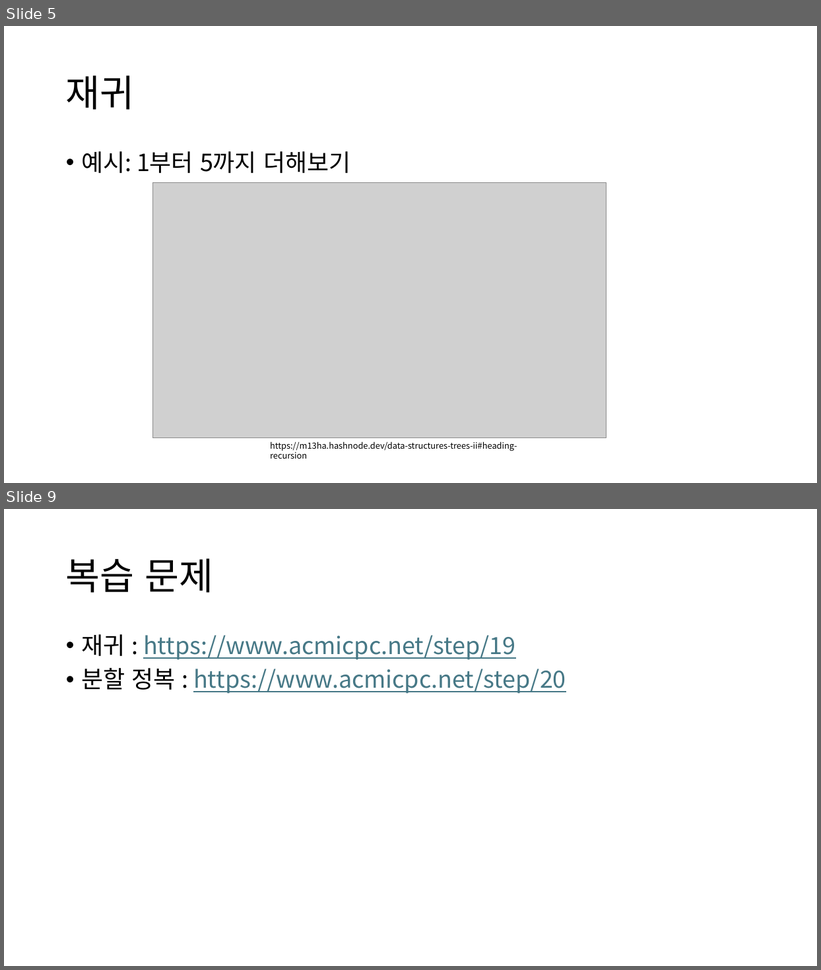
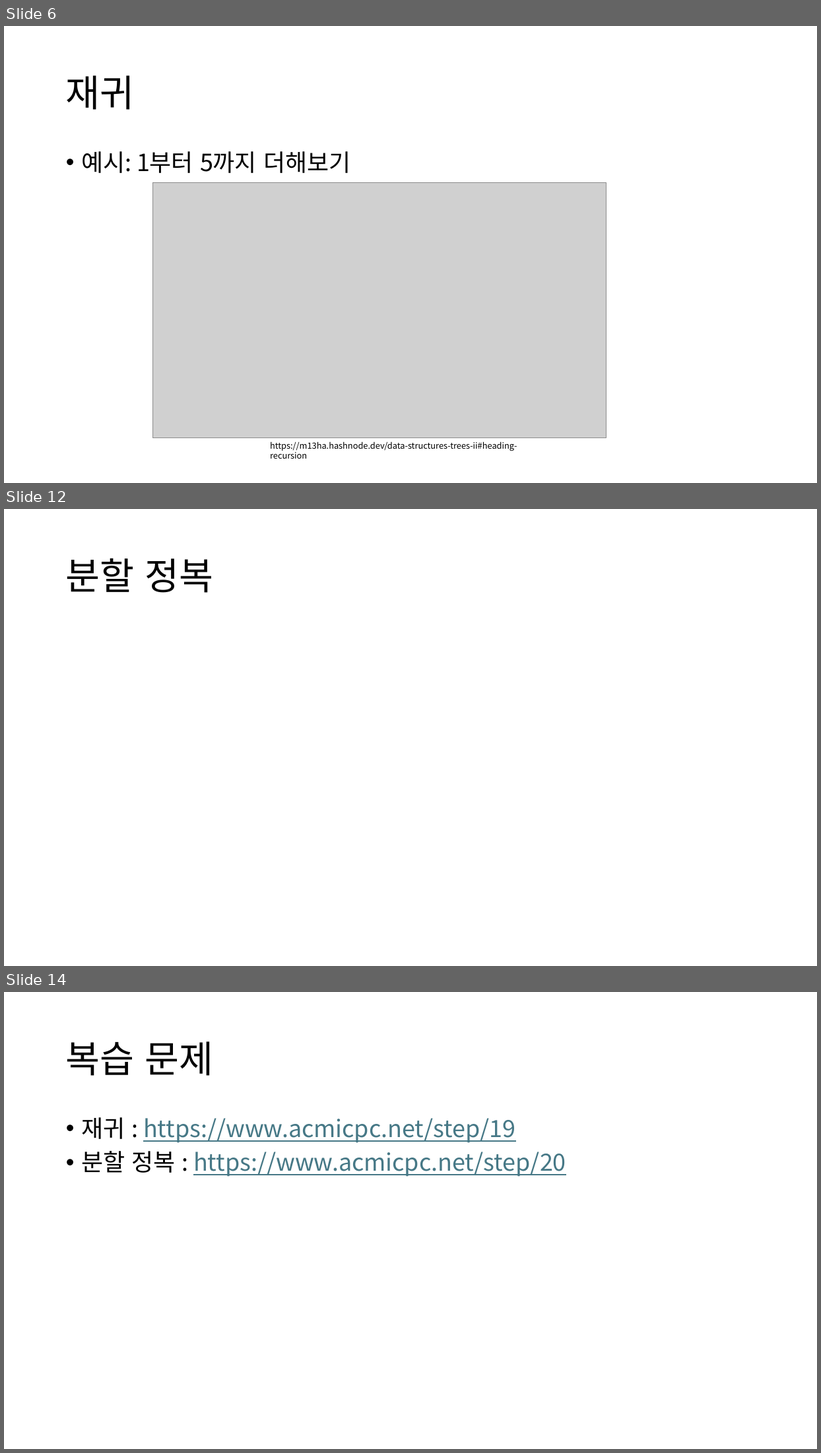
Before and after one commit to Cappucciyes/ICTS-Study-2025-02, a slide deck: 자구&알고 스터디 2주차.pptx. Shown one above the other, each under a label of ours: slides 5 and 9 before the commit, slides 6, 12 and 14 after it; the slides between them are not shown. The pictures are 821x970 and 821x1453 pixels, drawn with LibreOffice and Linux fonts; fonts in the diff are those of the drawing; grey boxes stand for pictures. Boxes give left, top, right and bottom in pixels: in the first picture for what was removed or moved away, otherwise in the second. Text is boxed around its words. In the diff, an @@ line names an element or a change of style, - is before the commit and + after.

```diff
--- a/자구&알고 스터디 2주차.pptx
+++ b/자구&알고 스터디 2주차.pptx
@@ slide 12 added at bbox=[4, 509, 817, 966], background #FFFFFF @@
@@ title added at bbox=[66, 558, 214, 593], 44 pt, text #000000 @@
+분할 정복
@@ what was slide 5 is now slide 6 @@
@@ what was slide 9 is now slide 14 @@
```
Also in this commit, not shown: 5 slides changed, 5 other slides added, 1 slide removed, 4 other files.
